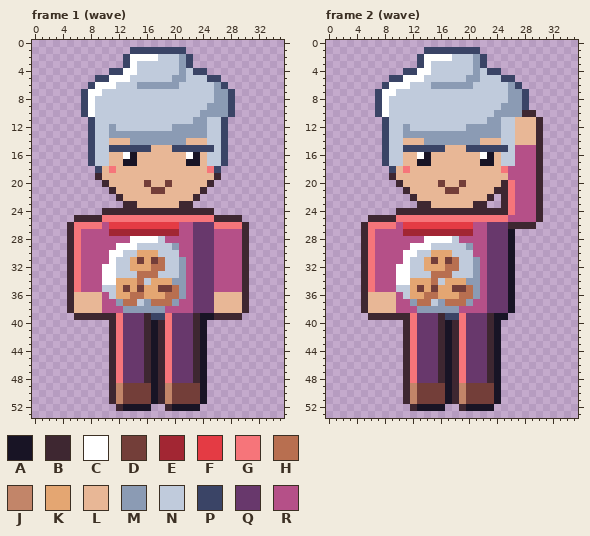
Pixel-art file: art/depths/biscuit-neighbour@75.aseprite. The first picture shows the starting point.
36x54 pixels, 4 frames. Shown: frame 1 (wave), frame 2 (wave). The commit also changed other frames, which this record leaves out.
Palette (. is transparent): A #181425  B #3e2731  C #ffffff  D #733e39  E #a22633  F #e43b44  G #f6757a  H #b86f50  J #c28569  K #e4a672  L #e8b796  M #8b9bb4  N #c0cbdc  P #3a4466  Q #68386c  R #b55088
Pixels before, frame 1 (wave), first column x 5:
 1 .........PPPPPPPP.........
 2 ........PCCCCNNNMP........
 3 ........PCNNNNNNMP........
 4 ......PPCCNNNNNNMNPP......
 5 ....PPCCCNNNNNNMMNNNPP....
 6 ...PCCCNNNMMMMMMNNNNNMP...
 7 ..PCCNNNNNNNNNNNNNNNNMMP..
 8 ..PCNNNNNNNNNNNNNNNNNMMP..
 9 ..PCNNNNNNNNNNNNNNNNMMMP..
10 ..PCNNNNNNNNNNNNNNNMMMMP..
11 ...PNNNNNNNNNNNNNNMMNNP...
12 ...PNNMNNNNNNNNMMMMMNNP...
13 ...PNNMMMMMMMMMMMMMMNNP...
14 ...PNNLLLMMMMMMMMLLLNNP...
15 ...PNNPPPPPPLLLPPPPPPNP...
16 ...PNNLLCALLLLLLLCALNNP...
17 ...PNNLLAALLLLLLLAALNNP...
18 ....PLGLLLLLLLLLLLLLGP....
19 ....BLLLLLLLLLLLLLLLLB....
20 .....BLLLLLDLLDLLLLLB.....
21 ......BLLLLLDDLLLLLB......
22 .......BLLLLLLLLLLB.......
23 ........BBLLLLLLBB........
24 .....BBBBBBBBBBBBBBBB.....
25 .BBBBGGGGGGGGGGGGGGGGBBBB.
26 BGGGGRFFFFFFFFFFRRQQQGGGGB
27 BGRRRREEEEEEEEEERRQQQRRRRB
28 BGRRRRRRRCCCCNRRRRQQQRRRRB
29 BGRRRRRCCCNNNNNMRRQQQRRRRB
30 BGRRRRCCNNKKKNNNRRQQQRRRRB
31 BGRRRRCNNKDKDHNNMRQQQRRRRB
32 BGRRRCCNNKKKHHNNMRQQQRRRRB
33 BGRRRCCNNNHHHNNNMRQQQRRRRB
34 BGRRRCCKKKHNKKKMMRQQQRRRRB
35 BGRRRNNKDKDKKDDHMRQQQRRRRB
36 BLLLLRNKKHHKKKHHMRQQQLLLLB
37 BLLLLRRMHHNMHHHMRRQQQLLLLB
38 BLLLLRRRMMMMMMRRRRQQQLLLLB
39 .BBBBBBGQQQBPPGQQQBAABBBB.
40 ......BGQQQBABGQQQBA......
41 ......BGQQQBABGQQQBA......
42 ......BGQQQBABGQQQBA......
43 ......BGQQQBABGQQQBA......
44 ......BGQQQBABGQQQBA......
45 ......BGQQQBABGQQQBA......
46 ......BGQQQBABGQQQBA......
47 ......BGQQQBABGQQQBA......
48 ......BGQQQBABGQQQBA......
49 ......BJDDDDABJDDDDA......
50 ......BJDDDDABJDDDDA......
51 ......BJDDDDABJDDDDA......
52 .......BAAAA..BAAAA.......
Pixels before, frame 2 (wave), first column x 5:
 1 .........PPPPPPPP.........
 2 ........PCCCCNNNMP........
 3 ........PCNNNNNNMP........
 4 ......PPCCNNNNNNMNPP......
 5 ....PPCCCNNNNNNMMNNNPP....
 6 ...PCCCNNNMMMMMMNNNNNMP...
 7 ..PCCNNNNNNNNNNNNNNNNMMP..
 8 ..PCNNNNNNNNNNNNNNNNNMMP..
 9 ..PCNNNNNNNNNNNNNNNNMMMP..
10 ..PCNNNNNNNNNNNNNNNMMMMBB.
11 ...PNNNNNNNNNNNNNNMMNNLLLB
12 ...PNNMNNNNNNNNMMMMMNNLLLB
13 ...PNNMMMMMMMMMMMMMMNNLLLB
14 ...PNNLLLMMMMMMMMLLLNNLLLB
15 ...PNNPPPPPPLLLPPPPPPNRRRB
16 ...PNNLLCALLLLLLLCALNNRRRB
17 ...PNNLLAALLLLLLLAALNNRRRB
18 ....PLGLLLLLLLLLLLLLGRRRRB
19 ....BLLLLLLLLLLLLLLLLRRRRB
20 .....BLLLLLDLLDLLLLLBGRRRB
21 ......BLLLLLDDLLLLLBBGRRRB
22 .......BLLLLLLLLLLB.BGRRRB
23 ........BBLLLLLLBB..BGRRRB
24 .....BBBBBBBBBBBBBBBBGRRRB
25 .BBBBGGGGGGGGGGGGGGGGRRRRB
26 BGGGGRFFFFFFFFFFRRQQQBBBB.
27 BGRRRREEEEEEEEEERRQQQA....
28 BGRRRRRRRCCCCNRRRRQQQA....
29 BGRRRRRCCCNNNNNMRRQQQA....
30 BGRRRRCCNNKKKNNNRRQQQA....
31 BGRRRRCNNKDKDHNNMRQQQA....
32 BGRRRCCNNKKKHHNNMRQQQA....
33 BGRRRCCNNNHHHNNNMRQQQA....
34 BGRRRCCKKKHNKKKMMRQQQA....
35 BGRRRNNKDKDKKDDHMRQQQA....
36 BLLLLRNKKHHKKKHHMRQQQA....
37 BLLLLRRMHHNMHHHMRRQQQA....
38 BLLLLRRRMMMMMMRRRRQQQA....
39 .BBBBBBGQQQBPPGQQQBAA.....
40 ......BGQQQBABGQQQBA......
41 ......BGQQQBABGQQQBA......
42 ......BGQQQBABGQQQBA......
43 ......BGQQQBABGQQQBA......
44 ......BGQQQBABGQQQBA......
45 ......BGQQQBABGQQQBA......
46 ......BGQQQBABGQQQBA......
47 ......BGQQQBABGQQQBA......
48 ......BGQQQBABGQQQBA......
49 ......BJDDDDABJDDDDA......
50 ......BJDDDDABJDDDDA......
51 ......BJDDDDABJDDDDA......
52 .......BAAAA..BAAAA.......
New version:
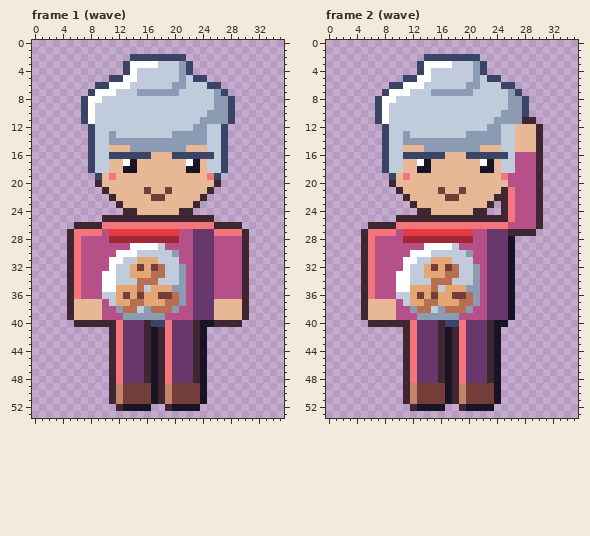
Diff:
Changed rows in their new state; - is an unchanged pixel.
Frame 1 (wave):
first column x 5:
 1 ---------........---------
 2 --------.PPPPPPPP.--------
 3 ----------CCC-------------
 4 ------..P--------P..------
 5 ----..PP-C-----N--PP..----
 6 ---.PP-CC-NNNNN-M---PP.---
 7 --.P-CC---MMMMMM------P.--
 8 ----C---------------------
 9 --------------------N-----
10 -------------------N------
11 --PC--------------N-MMMP--
12 ------N--------NNN--------
13 -------NNNNNNNN-----------
14 ------MMM--------MMM------
15 ------LLLMMMMMMMMLLLN-----
16 ------PPPPPP---PPPPPP-----
17 --------C--------C--------
18 ---PNNL-AA-------AA-NNP---
19 ----P-G-------------GP----
20 ----BL-----L--L-----LB----
21 -----BL----DLLD----LB-----
22 ------BL----DD----LB------
23 -------BLL------LLB-------
24 -----...--LLLLLL--...-----
25 -....BBBBBBBBBBBBBBBB....-
26 .BBBBGGGGGGGGGGGGGGGGBBBB.
27 --GGG-FFFFFFFFFF-----GGGG-
28 ------EEEEEEEEEE----------
29 -------RR-CCC-RR----------
30 ------R-CCNNN--M----------
31 -------C-NK-KN--R---------
32 -----R----D-D-------------
33 ---------KKK-H------------
34 -------NNN-HHNNN----------
35 -----CC-K-HN-KKM----------
36 -GRRRN--DKD--DD------RRRR-
37 ------NKK-HKKK-HM---------
38 -------MHHN-HHHM----------
39 BLLLLRRRMMMMMMRRRRQQQLLLLB
40 -BBBBB------PP------ABBBB-
Frame 2 (wave):
first column x 5:
 1 ---------........---------
 2 --------.PPPPPPPP.--------
 3 ----------CCC-------------
 4 ------..P--------P..------
 5 ----..PP-C-----N--PP..----
 6 ---.PP-CC-NNNNN-M---PP.---
 7 --.P-CC---MMMMMM------P.--
 8 ----C---------------------
 9 --------------------N-----
10 -------------------N---P.-
11 --PC--------------N-MMMBB.
12 ------N--------NNN--------
13 -------NNNNNNNN-----------
14 ------MMM--------MMM------
15 ------LLLMMMMMMMMLLLN-LLL-
16 ------PPPPPP---PPPPPP-----
17 --------C--------C--------
18 ---PNNL-AA-------AA-NN----
19 ----P-G-------------G-----
20 ----BL-----L--L-----LR----
21 -----BL----DLLD----L------
22 ------BL----DD----LB------
23 -------BLL------LLB-------
24 -----...--LLLLLL--..------
25 -....BBBBBBBBBBBBBBBBG----
26 .BBBBGGGGGGGGGGGGGGGGRRRRB
27 --GGG-FFFFFFFFFF-----BBBB-
28 ------EEEEEEEEEE----------
29 -------RR-CCC-RR----------
30 ------R-CCNNN--M----------
31 -------C-NK-KN--R---------
32 -----R----D-D-------------
33 ---------KKK-H------------
34 -------NNN-HHNNN----------
35 -----CC-K-HN-KKM----------
36 -GRRRN--DKD--DD-----------
37 ------NKK-HKKK-HM---------
38 -------MHHN-HHHM----------
39 BLLLLRRRMMMMMMRRRRQQQA----
40 -BBBBB------PP------A-----
Boxes around the changes in both pictures, in picture pixels (x1, y1, x2, y2):
changed: (67, 47, 249, 327)
changed: (361, 47, 543, 327)
